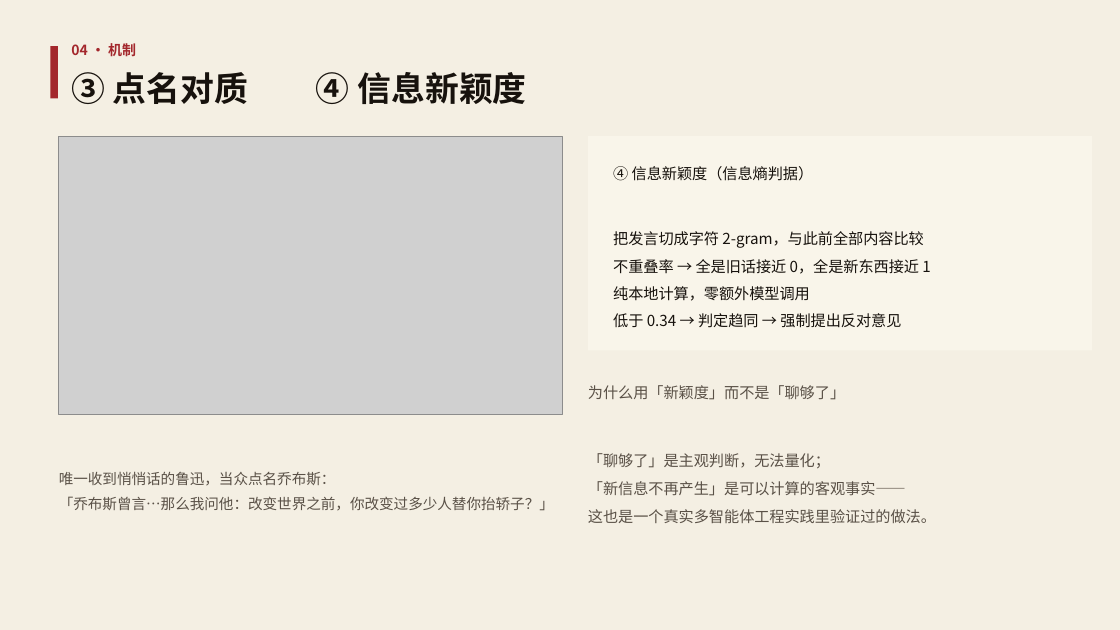
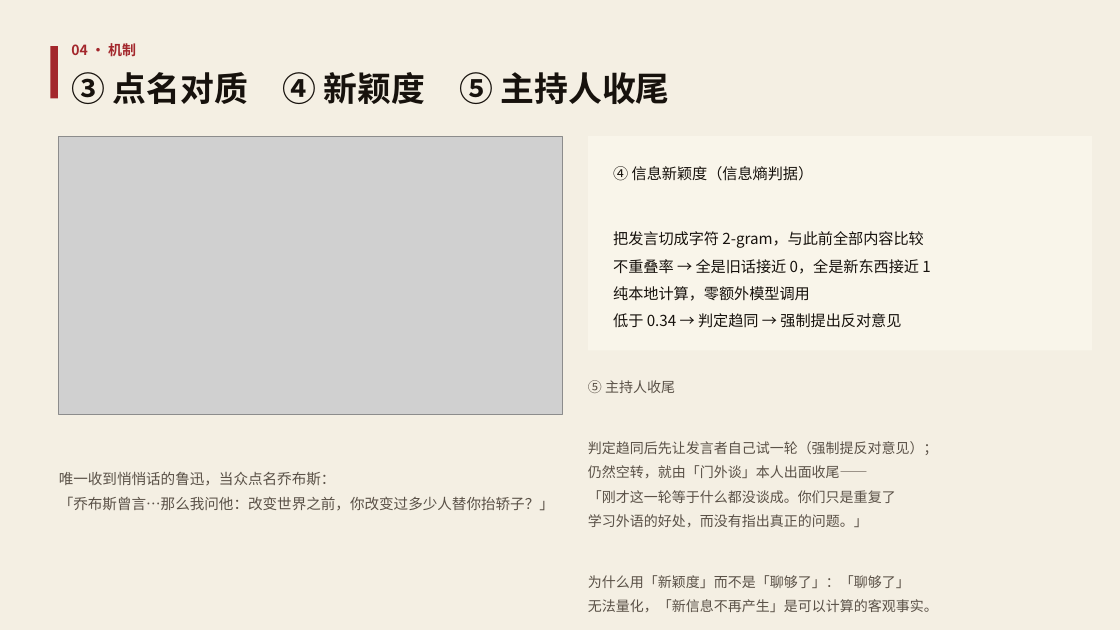
Before and after one commit to fsh114514/menwaitan, a slide deck: slide 5 of competition/答辩PPT.pptx. Drawn at 1120x630 pixels with LibreOffice and Linux fonts; fonts in the diff are those of the drawing; grey boxes stand for pictures. Boxes give left, top, right and bottom in pixels: in the first picture for what was removed or moved away, otherwise in the second. Text is boxed around its words. In the diff, an @@ line names an element or a change of style, - is before the commit and + after.

Commit message:
材料同步第五个机制：主持人收尾
- 作品介绍文档：机制由三个改为四个（可见性/悄悄话/点名对质/停滞判据+主持人收尾），
  补上量化判据与收尾逻辑的说明；实现状态更新到 969d97e
- 测试说明：新增 T8，如实记下「第一版提示词让主持人退化成复读机」的失败与改进
- 截图：第 3 张换成「主持人收尾-拆穿伪共识」（原「辩论室空席」信息量最低，被替掉）
- 答辩 PPT：第 3 页改为五个机制；第 5 页补主持人收尾；第 6 页对比加「要么当面对质，要么被当面拆穿」
- 两份 PDF 与 competition/README.md 同步重新生成

```diff
--- a/competition/答辩PPT.pptx
+++ b/competition/答辩PPT.pptx
@@ text at (71,72,670,104): text changed @@
-③ 点名对质 ④ 信息新颖度
+③ 点名对质 ④ 新颖度 ⑤ 主持人收尾
@@ text at (588,380,938,612): text changed; size 13 to 12 pt @@
-为什么用「新颖度」而不是「聊够了」
-「聊够了」是主观判断，无法量化；
-「新信息不再产生」是可以计算的客观事实——
-这也是一个真实多智能体工程实践里验证过的做法。
+⑤ 主持人收尾
+判定趋同后先让发言者自己试一轮（强制提反对意见）；
+仍然空转，就由「门外谈」本人出面收尾——
+「刚才这一轮等于什么都没谈成。你们只是重复了
+学习外语的好处，而没有指出真正的问题。」
+为什么用「新颖度」而不是「聊够了」：「聊够了」
+无法量化，「新信息不再产生」是可以计算的客观事实。
```
Also in this commit, not shown: 2 other slides changed, 12 other files.
